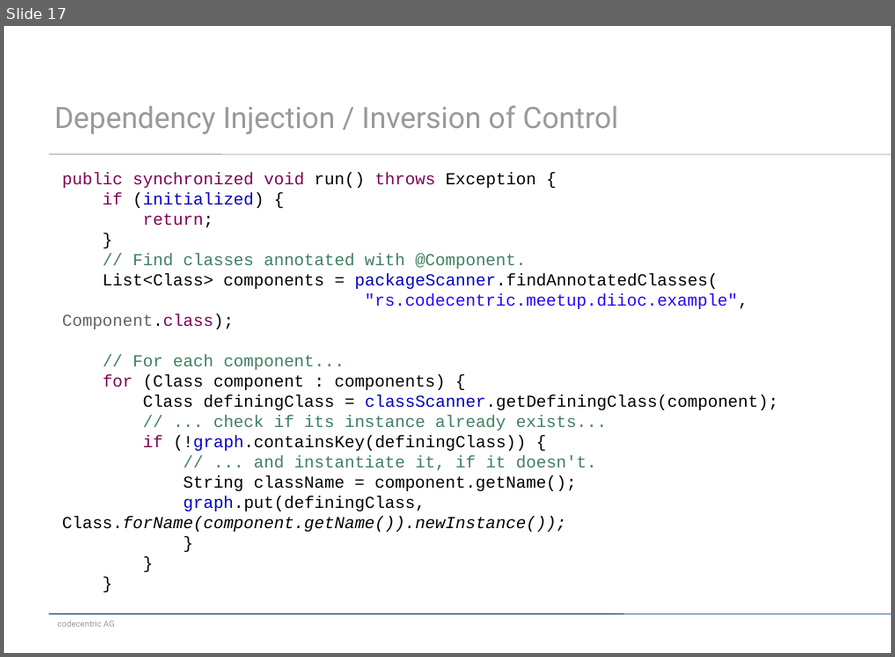
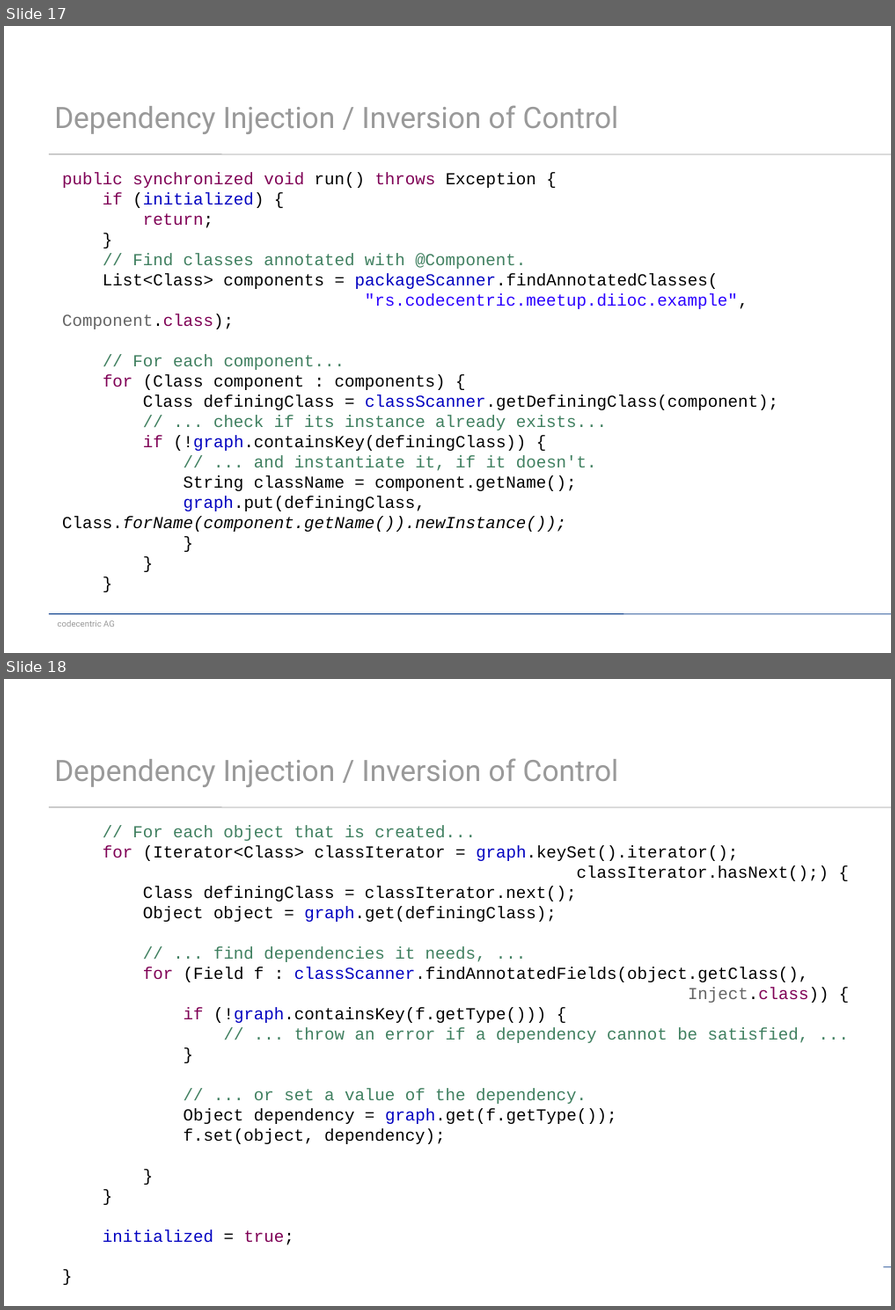
Before and after one commit to dzamurovic/meetup_singleton, a slide deck: meetup.pptx. Shown one above the other, each under a label of ours: slide 17 before the commit, slides 17 and 18 after it. The pictures are 895x657 and 895x1310 pixels, drawn with LibreOffice and Linux fonts; fonts in the diff are those of the drawing. Boxes give left, top, right and bottom in pixels: in the first picture for what was removed or moved away, otherwise in the second. Text is boxed around its words. In the diff, an @@ line names an element or a change of style, - is before the commit and + after.

```diff
--- a/meetup.pptx
+++ b/meetup.pptx
@@ slide 18 added at (4, 679, 891, 1306), background #FFFFFF; not listed: 2 template elements that a slide beside it also shows @@
@@ title added at (54, 758, 619, 787), 28 pt, text #999999 @@
+Dependency Injection / Inversion of Control
@@ text added at (103, 825, 829, 1246), 16 pt, text #000000 @@
+// For each object that is created...
+for (Iterator<Class> classIterator = graph.keySet().iterator();
+classIterator.hasNext();) {
+Class definingClass = classIterator.next();
+Object object = graph.get(definingClass);
+// ... find dependencies it needs, ...
+for (Field f : classScanner.findAnnotatedFields(object.getClass(),
+Inject.class)) {
+if (!graph.containsKey(f.getType())) {
+// ... throw an error if a dependency cannot be satisfied, ...
+}
+// ... or set a value of the dependency.
+Object dependency = graph.get(f.getType());
+f.set(object, dependency);
+}
+}
+initialized = true;
+}
```
Also in this commit, not shown: 4 slides changed, 1 other slide added.
